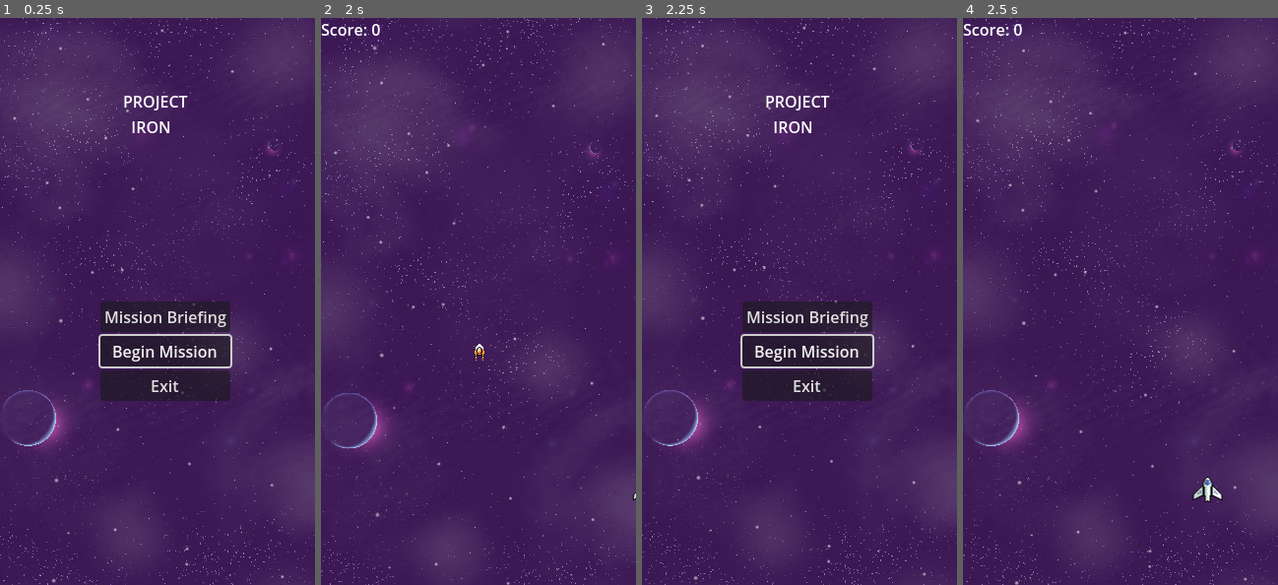
Above: before the commit, frames 1-4 (left to right).
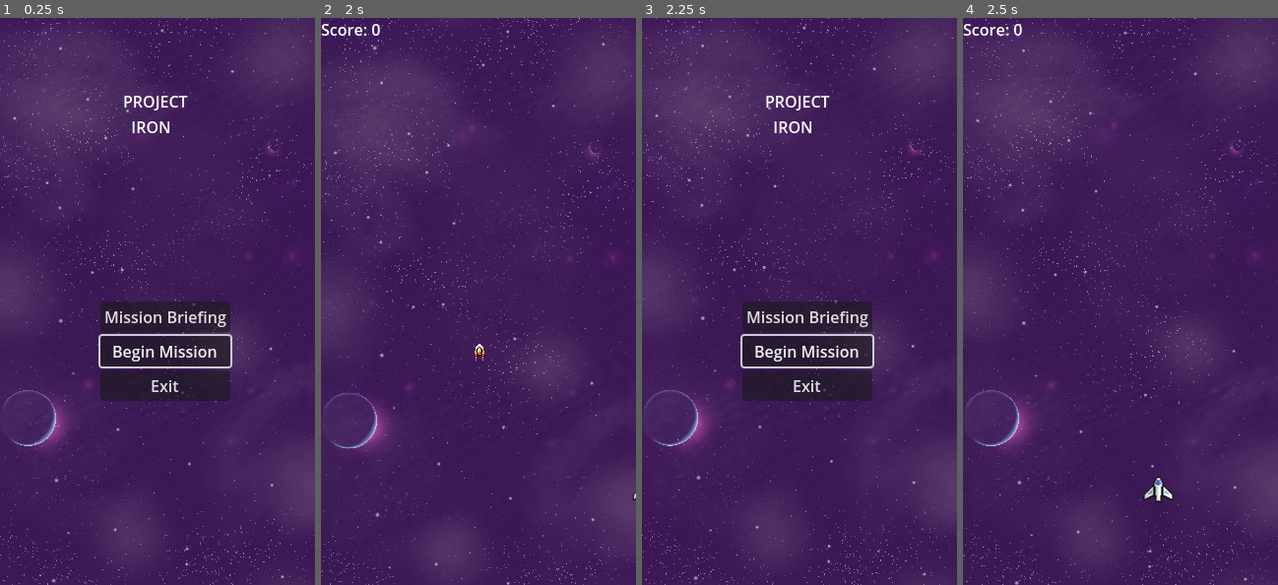
Above: after the commit, the same moments.

Repository: Sunny-Days-Ahead/Project-Iron
Game: Godot game, scene res://Scenes/Main.tscn
Two runs of this game, one before a commit and one after it. Both use one fixed random seed, a clock stepped at 60 frames per second and the inputs below.
Inputs:
- Up to frame 1 (0.25 s): no input
- Up to frame 2 (2 s): click "Begin Mission" at 0.5 s; tap Enter (ui_accept) at 1.25, 1.52 s; hold D (moveRight) from 1.28 s (still down); hold Space (shoot) from 1.28 s (still down)
- Up to frame 3 (2.25 s): keep holding D (moveRight); release Space (shoot) at 2.03 s; tap R at 2.1 s
- Up to frame 4 (2.5 s): keep holding D (moveRight); tap Enter (ui_accept) at 2.27 s

Frames 1-3 are identical in both runs. In frame 4, 0.4% of the frame differs, in the area x 57-83%, y 80-86%.

Commit message:
Game Over
Game over and restart level button added and troubleshooted

Diff:
--- a/Scenes/Actors/Player.gd
+++ b/Scenes/Actors/Player.gd
@@ -3,6 +3,8 @@
 #export Vars
 @export var speed : float = 600.0
 @export var dash_speed : float = 1200.0
+
+signal PlayerDeath
 
 # internal variables, not exported
 var current_speed : float = 0
@@ -16,6 +18,11 @@
 	# If we forgot to set the dash speed export, this is the fallback
 	if (dash_speed == 0):
 		dash_speed = speed * 2
+
+	# initialize the HealthComponent
+	%HealthComponent.fullHeal()
+
+	global_position = Vector2(161,479)
 
 # _physics_process is where we put stuff that uses godot's physics system (it runs many times per frame).
 func _physics_process(_delta: float) -> void:
@@ -41,4 +48,5 @@
 		%LaserSFX.playJitter()
 
 func _on_health_component_died() -> void:
-	print("Oh no I died!")
+	PlayerDeath.emit()
+	#print("Oh no i emitted a signal")
--- a/Scenes/Levels/stage_1.gd
+++ b/Scenes/Levels/stage_1.gd
@@ -1,4 +1,8 @@
 extends Node2D
+
+func _ready() -> void:
+	Global.player_node._ready()
+	print("Stage 1: Ready")
 
 func spawnMob():
 	var newPirate = preload("res://Scenes/Actors/pirate_beta.tscn").instantiate()
--- a/Scenes/Main.tscn
+++ b/Scenes/Main.tscn
@@ -1,7 +1,8 @@
-[gd_scene load_steps=11 format=3 uid="uid://kpqmljsmcfrv"]
+[gd_scene load_steps=12 format=3 uid="uid://kpqmljsmcfrv"]
 
 [ext_resource type="Script" uid="uid://dumngckmby8mo" path="res://Scenes/main.gd" id="1_kln2b"]
 [ext_resource type="PackedScene" uid="uid://sc7cdfed8olm" path="res://Scenes/Actors/Player.tscn" id="2_kln2b"]
+[ext_resource type="Script" uid="uid://cfywxakmer1g3" path="res://Scenes/stagecontroller.gd" id="3_4kpch"]
 [ext_resource type="PackedScene" uid="uid://cq1mihhdvy4ge" path="res://Scenes/Other/scrolling_purple_space_background.tscn" id="4_rgh2o"]
 [ext_resource type="Script" uid="uid://1qs36werbe8o" path="res://Scenes/score.gd" id="4_v1gob"]
 [ext_resource type="Script" uid="uid://bf2ffg6vdvqya" path="res://Scenes/missionBrief.gd" id="6_bmxlf"]
@@ -21,6 +22,7 @@
 
 [node name="Stage" type="Node" parent="."]
 unique_name_in_owner = true
+script = ExtResource("3_4kpch")
 
 [node name="Player" parent="." instance=ExtResource("2_kln2b")]
 unique_name_in_owner = true
@@ -186,8 +188,48 @@
 layout_mode = 2
 text = "Exit"
 
+[node name="Game Over" type="Node" parent="UI"]
+
+[node name="GOUI" type="Control" parent="UI/Game Over"]
+unique_name_in_owner = true
+process_mode = 2
+visible = false
+layout_mode = 3
+anchors_preset = 0
+offset_right = 40.0
+offset_bottom = 40.0
+
+[node name="ScreenDim" type="ColorRect" parent="UI/Game Over/GOUI"]
+layout_mode = 0
+offset_right = 323.0
+offset_bottom = 545.0
+color = Color(0.1494745, 0.14947453, 0.14947447, 0.75686276)
+
+[node name="GOContainer" type="VBoxContainer" parent="UI/Game Over/GOUI"]
+layout_mode = 1
+anchors_preset = 8
+anchor_left = 0.5
+anchor_top = 0.5
+anchor_right = 0.5
+anchor_bottom = 0.5
+offset_left = 96.5
+offset_top = 238.5
+offset_right = 183.5
+offset_bottom = 296.5
+grow_horizontal = 2
+grow_vertical = 2
+
+[node name="GameOver" type="Label" parent="UI/Game Over/GOUI/GOContainer"]
+layout_mode = 2
+text = "Game Over"
+
+[node name="Restart" type="Button" parent="UI/Game Over/GOUI/GOContainer"]
+layout_mode = 2
+text = "Restart"
+
 [connection signal="briefStart" from="." to="UI/mission brief" method="_on_main_brief_start"]
 [connection signal="timeout" from="Timer" to="." method="_on_timer_timeout"]
+[connection signal="PlayerDeath" from="Player" to="." method="_on_player_player_death"]
 [connection signal="briefover" from="UI/mission brief" to="." method="_on_mission_brief_briefover"]
 [connection signal="finished" from="UI/mission brief/Commander1" to="UI/mission brief" method="_on_speech_finished"]
 [connection signal="finished" from="UI/mission brief/Commander2" to="UI/mission brief" method="_on_speech_finished"]
@@ -200,3 +242,4 @@
 [connection signal="pressed" from="UI/Main Menu/MMUI/marginC/vertiButtons/Mission Briefing" to="UI/Main Menu" method="_on_mission_briefing_pressed"]
 [connection signal="pressed" from="UI/Main Menu/MMUI/marginC/vertiButtons/Begin Mission" to="UI/Main Menu" method="_on_begin_mission_pressed"]
 [connection signal="pressed" from="UI/Main Menu/MMUI/marginC/vertiButtons/Exit" to="UI/Main Menu" method="_on_exit_pressed"]
+[connection signal="pressed" from="UI/Game Over/GOUI/GOContainer/Restart" to="." method="_on_restart_pressed"]
--- a/Scenes/main.gd
+++ b/Scenes/main.gd
@@ -23,6 +23,7 @@
 func _on_main_menu_start_game() -> void:
 	%"Main Menu"/MMUI.hide()
 	change_stage("res://Scenes/Levels/Stage1.tscn")
+	Global.stage_node.currentStage = 1
 	$UI/Score.visible = true
 	%Player.visible = true
 
@@ -40,3 +41,15 @@
 
 func _on_mission_brief_briefover() -> void:
 	%"Main Menu"/MMUI.show()
+
+
+func _on_player_player_death() -> void:
+	get_tree().paused = true
+	%GOUI.show()
+
+
+func _on_restart_pressed() -> void:
+	if %Stage.currentStage == 1:
+			change_stage("res://Scenes/Levels/Stage1.tscn")
+			%GOUI.hide()
+			get_tree().paused = false
--- /dev/null
+++ b/Scenes/stagecontroller.gd
@@ -0,0 +1,6 @@
+extends Node
+
+@export var currentStage : int
+# Called when the node enters the scene tree for the first time.
+func _ready() -> void:
+	currentStage = 0
Not shown, added: Scenes/stagecontroller.gd.uid
